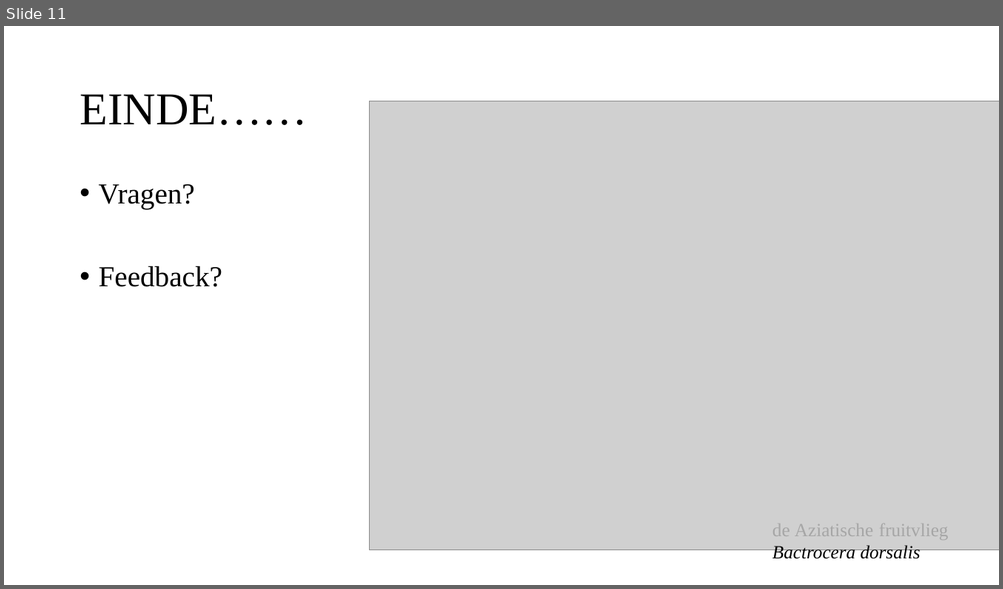
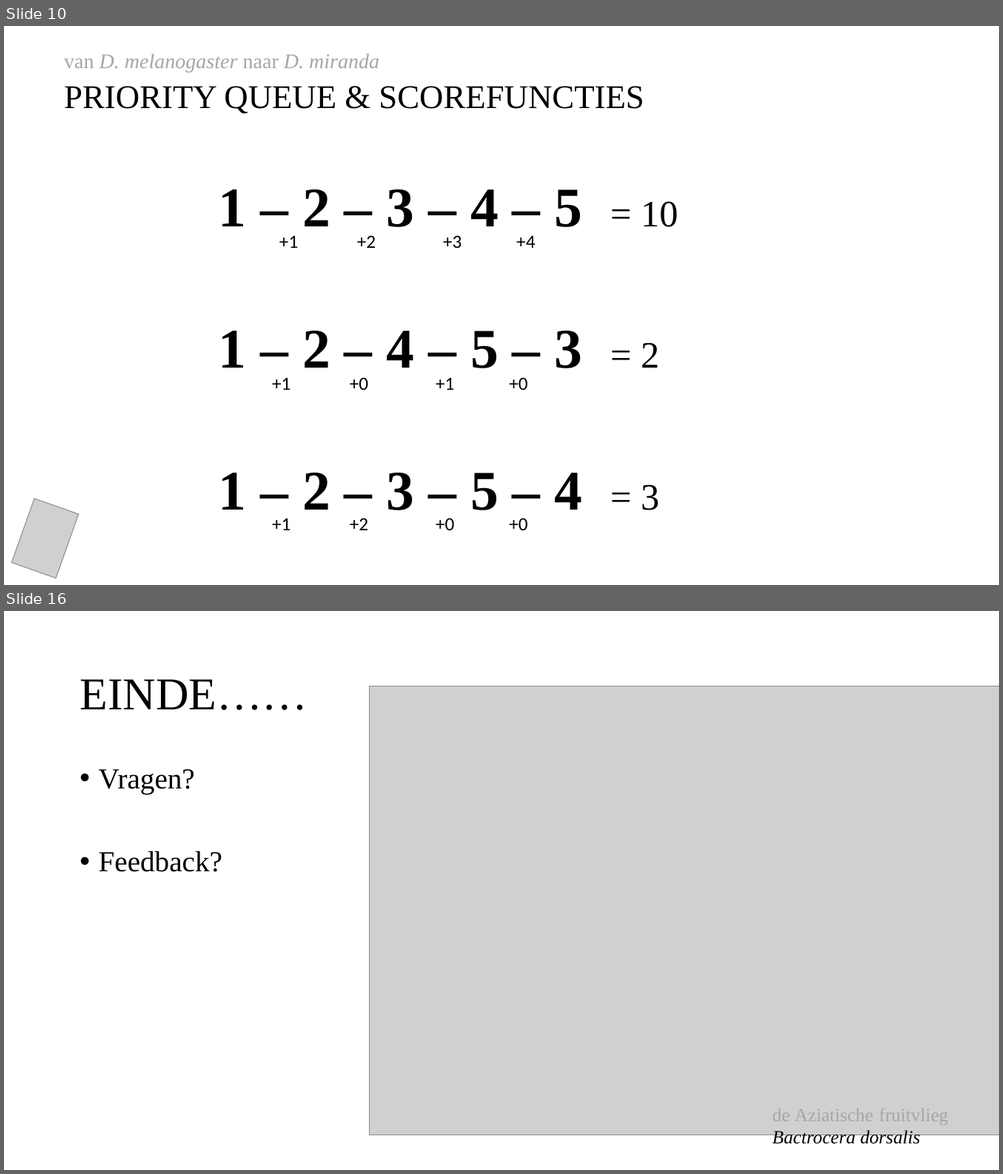
Before and after one commit to Leanderrr/fruitvliegen, a slide deck: verslaglegging en presentaties/Powerpont 1.pptx. Shown one above the other, each under a label of ours: slide 11 before the commit, slides 10 and 16 after it; the slides between them are not shown. The pictures are 1003x589 and 1003x1174 pixels, drawn with LibreOffice and Linux fonts; fonts in the diff are those of the drawing; grey boxes stand for pictures. Boxes give left, top, right and bottom in pixels: in the first picture for what was removed or moved away, otherwise in the second. Text is boxed around its words. In the diff, an @@ line names an element or a change of style, - is before the commit and + after.

```diff
--- a/verslaglegging en presentaties/Powerpont 1.pptx
+++ b/verslaglegging en presentaties/Powerpont 1.pptx
@@ slide 10 added at [4, 26, 999, 585], background #FFFFFF @@
@@ text added at [64, 54, 643, 114], 20 pt, text #A6A6A6 @@
+van D. melanogaster naar D. miranda
+PRIORITY QUEUE & SCOREFUNCTIES
@@ text added at [219, 190, 677, 511], 54 pt, text #000000, bold @@
+1 – 2 – 3 – 4 – 5 = 10
+1 – 2 – 4 – 5 – 3 = 2
+1 – 2 – 3 – 5 – 4 = 3
@@ text added at [279, 235, 535, 248], 18 pt, text #000000 @@
++1 +2 +3 +4
@@ text added at [272, 378, 527, 390], 18 pt, text #000000 @@
++1 +0 +1 +0
@@ picture added at [12, 499, 79, 579] @@
@@ text added at [272, 518, 527, 531], 18 pt, text #000000 @@
++1 +2 +0 +0
@@ what was slide 11 is now slide 16 @@
```
Also in this commit, not shown: 1 slide changed, 7 other slides added, 3 slides removed.
